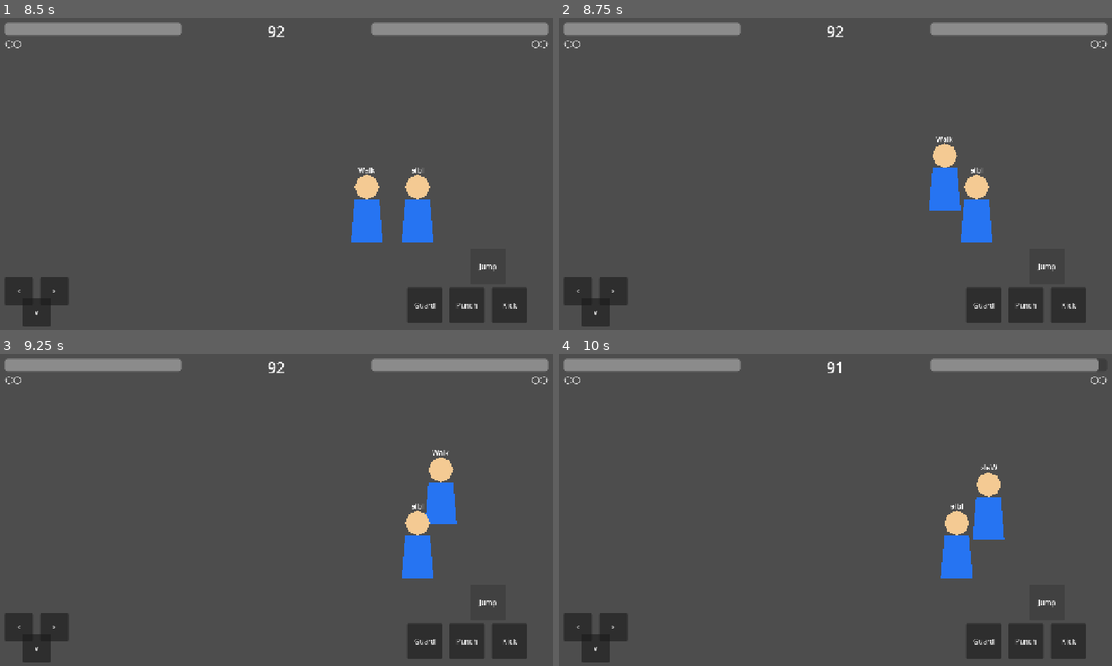
Above: before the commit, frames 1-4 (two rows, left to right).
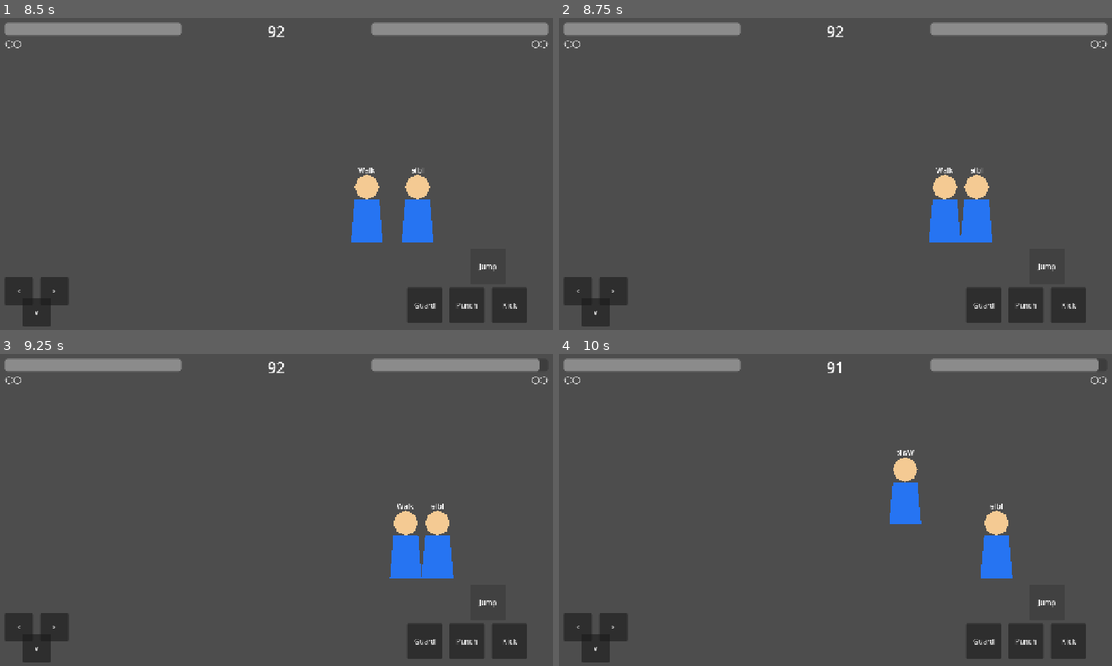
Above: after the commit, the same moments.

Repository: adamonine-stack/hashire-kaminari-dakkan-no-kobushi
Game: Godot game, scene res://scenes/Battle.tscn
The game is run twice, just before and just after one commit, with the same random seed, the same clock (stepped at 60 frames per second) and the same inputs.
Inputs:
- Up to frame 1 (8.5 s): click "Punch" at 0.5 s; click "Kick" at 1.25 s; click "<" at 2 s; click ">" at 2.75 s; click "v" at 3.5 s; click "Guard" at 4.25 s; click "Jump" at 5 s; hold J (attack) 5.78-6.53 s; hold Right (move_right) 5.78-7.28 s; tap Up (jump) at 6.02, 6.32, 6.77, 7.07, 8.27, 8.3 s; tap Down (crouch) at 6.05, 6.6 s; tap L (guard) at 6.8, 7.35 s; hold Left (move_left) 7.28-8.03 s; hold K (kick) 7.28-8.03 s; tap Enter at 8 s; hold Right (move_right) from 8.03 s (still down); tap K (kick) at 8.1 s
- Up to frame 2 (8.75 s): keep holding Right (move_right); tap Up (jump) at 8.57 s
- Up to frame 3 (9.25 s): keep holding Right (move_right); hold J (attack) from 8.78 s (still down); tap Up (jump) at 8.85, 9.02 s
- Up to frame 4 (10 s): tap Up (jump) at 9.32, 9.77 s; release Right (move_right) at 9.53 s; release J (attack) at 9.53 s; hold Left (move_left) from 9.53 s (still down); tap J (attack) at 9.6 s; tap Down (crouch) at 9.8 s

Frame 1 is identical in both runs. In frame 2, 1.4% of the frame differs, in the area x 66-77%, y 38-72%; in frame 3, 2.3%; in frame 4, 3.6%, in the area x 59-83%, y 30-72%.
Error before the commit: Invalid assignment of property or key 'can_cancel' with value of type 'bool' on a base object of type 'CharacterBody2D (player_movement.gd)'. (res://scripts/ba…

Commit message:
DEV023 add normal attack cancel system

Diff:
--- a/godot/scripts/player/player_movement.gd
+++ b/godot/scripts/player/player_movement.gd
@@ -41,6 +41,7 @@
 @export var ai_throw_escape_rate := 0.35
 @export var combo_timeout := 1.0
 @export var combo_log_enabled := true
+@export var cancel_window_time := 0.25
 
 var gravity: float = ProjectSettings.get_setting("physics/2d/default_gravity")
 var current_hp := 100
@@ -78,6 +79,9 @@
 var pending_throw_ai_checked := false
 var combo_count := 0
 var combo_timer := 0.0
+var can_cancel := false
+var cancel_window_timer := 0.0
+var current_attack_type := ""
 var weak_hit_se: AudioStreamPlayer2D
 var strong_hit_se: AudioStreamPlayer2D
 var guard_hit_se: AudioStreamPlayer2D
@@ -120,6 +124,7 @@
 	_update_throw_escape(delta)
 	_update_throw_recovery(delta)
 	_update_combo_timer(delta)
+	_update_cancel_window(delta)
 
 	if input_enabled and not is_hit and not is_guard_hit and not _is_throw_busy():
 		_update_defensive_state()
@@ -135,7 +140,7 @@
 		velocity.x = direction * move_speed
 
 	if is_on_floor():
-		if input_enabled and Input.is_action_just_pressed("jump") and not is_crouching and not is_kicking and not is_guarding and not is_crouch_guarding and not is_hit and not is_guard_hit and not _is_throw_busy():
+		if input_enabled and current_attack_type == "" and Input.is_action_just_pressed("jump") and not is_crouching and not is_kicking and not is_guarding and not is_crouch_guarding and not is_hit and not is_guard_hit and not _is_throw_busy():
 			velocity.y = -jump_power
 		elif not is_hit:
 			velocity.y = 0.0
@@ -144,9 +149,10 @@
 
 	if input_enabled and _is_throw_input_held() and _can_start_throw():
 		_try_start_throw()
-	if input_enabled and not is_kicking and not is_guarding and not is_crouching and not is_crouch_guarding and not is_hit and not is_guard_hit and not _is_throw_busy() and not _is_throw_input_held() and Input.is_action_just_pressed("attack") and attack_cooldown_timer <= 0.0:
+	var did_cancel_attack := input_enabled and _try_cancel_attack_from_input()
+	if input_enabled and not did_cancel_attack and current_attack_type == "" and not is_kicking and not is_guarding and not is_crouching and not is_crouch_guarding and not is_hit and not is_guard_hit and not _is_throw_busy() and not _is_throw_input_held() and Input.is_action_just_pressed("attack") and attack_cooldown_timer <= 0.0:
 		_start_attack()
-	if input_enabled and not is_guarding and not is_crouching and not …(215 unchanged characters)…
+	if input_enabled and not did_cancel_attack and current_attack_type == "" and not is_guarding and not is_crouching and not …(215 unchanged characters)…
 		_start_kick()
 
 	if not is_hit and not is_guard_hit and not _is_throw_busy():
@@ -163,6 +169,7 @@
 
 
 func _start_attack() -> void:
+	current_attack_type = "Punch"
 	attack_active_timer = attack_active_time
 	attack_cooldown_timer = attack_cooldown_time
 	punch_hit_targets.clear()
@@ -196,6 +203,7 @@
 
 func _start_kick() -> void:
 	print("Kick Start")
+	current_attack_type = "Kick"
 	kick_active_timer = kick_active_time
 	kick_cooldown_timer = kick_cooldown_time
 	velocity.x = 0.0
@@ -258,7 +266,7 @@
 
 
 func _can_start_throw() -> bool:
-	return input_enabled and is_round_active and is_on_floor() and not is_hit and not is_guard_hit and not _is_throw_busy() and not is_guarding and not is_crouching and not is_crouch_guarding and attack_active_timer <= 0.0 and kick_active_timer <= 0.0
+	return input_enabled and is_round_active and is_on_floor() and current_attack_type == "" and not is_hit and not is_guard_hit and not _is_throw_busy() and not is_guarding and not is_crouching and not is_crouch_guarding and attack_active_timer <= 0.0 and kick_active_timer <= 0.0
 
 
 func can_be_thrown(attacker: Node) -> bool:
@@ -416,6 +424,8 @@
 func _update_attack(delta: float) -> void:
 	if attack_cooldown_timer > 0.0:
 		attack_cooldown_timer = maxf(attack_cooldown_timer - delta, 0.0)
+		if attack_cooldown_timer == 0.0 and current_attack_type == "Punch":
+			current_attack_type = ""
 
 	if attack_active_timer <= 0.0:
 		_set_punch_hitbox_active(false)
@@ -429,6 +439,8 @@
 func _update_kick(delta: float) -> void:
 	if kick_cooldown_timer > 0.0:
 		kick_cooldown_timer = maxf(kick_cooldown_timer - delta, 0.0)
+		if kick_cooldown_timer == 0.0 and current_attack_type == "Kick":
+			current_attack_type = ""
 
 	if kick_active_timer <= 0.0:
 		_set_kick_hitbox_active(false)
@@ -520,10 +532,10 @@
 		hp_depleted.emit()
 
 
-func receive_attack(attack_data: Dictionary, attack_direction: float, hit_position: Vector2, attacker: Node) -> void:
+func receive_attack(attack_data: Dictionary, attack_direction: float, hit_position: Vector2, attacker: Node) -> bool:
 	if _can_guard_attack(attack_data, attacker):
 		_receive_guarded_attack(attack_data, attack_direction, hit_position, attacker)
-		return
+		return false
 
 	_cancel_current_action()
 	_enter_hit_state()
@@ -540,6 +552,7 @@
 	if attacker != null and attacker.has_method("start_hit_stop"):
 		attacker.start_hit_stop(attack_data["hit_stop_frames"])
 	screen_shake_requested.emit(attack_data["screen_shake"])
+	return true
 
 
 func start_hit_stop(frame_count: int) -> void:
@@ -550,7 +563,8 @@
 	if not target.has_method("receive_attack"):
 		return
 
-	target.receive_attack(attack_data, facing_direction, _get_hit_position(target), self)
+	if target.receive_attack(attack_data, facing_direction, _get_hit_position(target), self):
+		_open_cancel_window()
 
 
 func _get_punch_attack_data() -> Dictionary:
@@ -597,6 +611,8 @@
 	is_throw_escaping = false
 	throw_recovery_timer = 0.0
 	throw_escape_timer = 0.0
+	_clear_cancel_window()
+	current_attack_type = ""
 	_clear_pending_throw()
 	_set_punch_hitbox_active(false)
 	_set_kick_hitbox_active(false)
@@ -620,6 +636,8 @@
 	_set_kick_hitbox_active(false)
 	if attacker != null and attacker.has_method("reset_combo"):
 		attacker.reset_combo()
+	if attacker != null and attacker.has_method("_clear_cancel_window"):
+		attacker._clear_cancel_window()
 	_enter_guard_hit_state()
 	apply_damage(_get_guard_damage(attack_data["damage"]))
 	_apply_guard_knockback(attack_data, attack_direction)
@@ -789,6 +807,62 @@
 	combo_timer = maxf(combo_timer - delta, 0.0)
 	if combo_timer == 0.0:
 		reset_combo()
+
+
+func _open_cancel_window() -> void:
+	if current_attack_type == "":
+		return
+
+	can_cancel = true
+	cancel_window_timer = cancel_window_time
+
+
+func _update_cancel_window(delta: float) -> void:
+	if not can_cancel:
+		return
+
+	cancel_window_timer = maxf(cancel_window_timer - delta, 0.0)
+	if cancel_window_timer == 0.0:
+		can_cancel = false
+
+
+func _try_cancel_attack_from_input() -> bool:
+	if not _can_cancel_attack():
+		return false
+	if _is_throw_input_held():
+		return false
+	if Input.is_action_just_pressed("attack"):
+		_cancel_into_attack("Punch")
+		return true
+	if Input.is_action_just_pressed("kick"):
+		_cancel_into_attack("Kick")
+		return true
+	return false
+
+
+func _can_cancel_attack() -> bool:
+	return can_cancel and cancel_window_timer > 0.0 and current_attack_type != "" and current_hp > 0 and not is_hit and not is_guard_hit and not _is_throw_busy()
+
+
+func _cancel_into_attack(next_attack_type: String) -> void:
+	var previous_attack_type := current_attack_type
+	attack_active_timer = 0.0
+	kick_active_timer = 0.0
+	_set_punch_hitbox_active(false)
+	_set_kick_hitbox_active(false)
+	punch_hit_targets.clear()
+	kick_hit_targets.clear()
+	_clear_cancel_window()
+	print("Cancel: %s -> %s" % [previous_attack_type, next_attack_type])
+	if next_attack_type == "Kick":
+		_start_kick()
+	else:
+		_start_attack()
+
+
+func _clear_cancel_window() -> void:
+	can_cancel = false
+	cancel_window_timer = 0.0
 
 
 func _get_combo_log_name() -> String:
